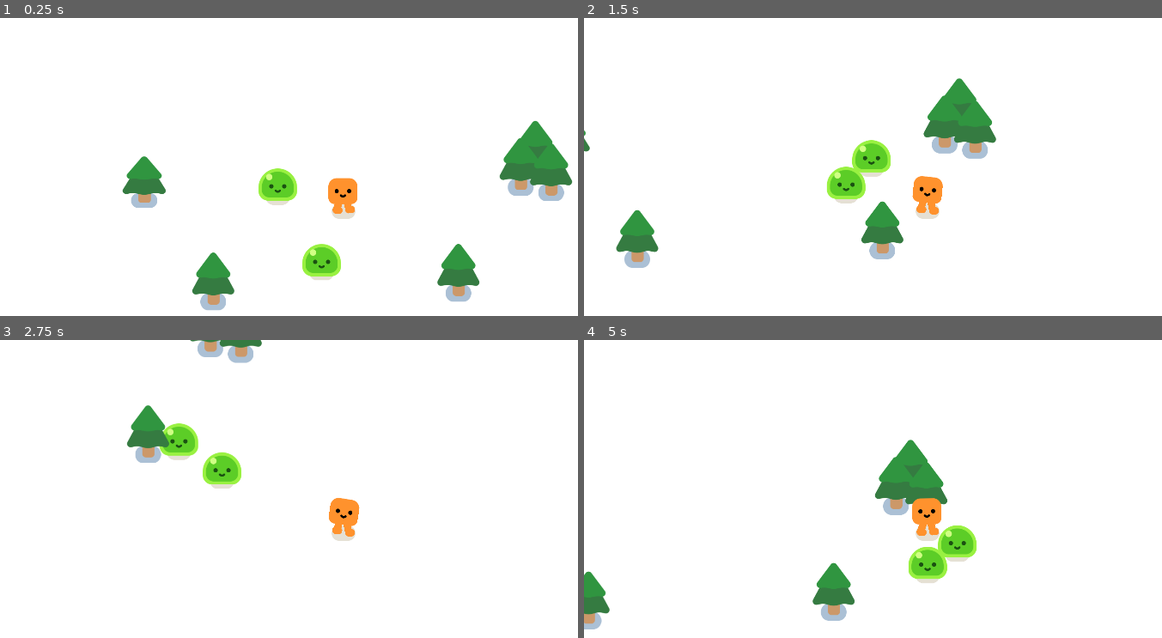
Above: before the commit, frames 1-4 (two rows, left to right).
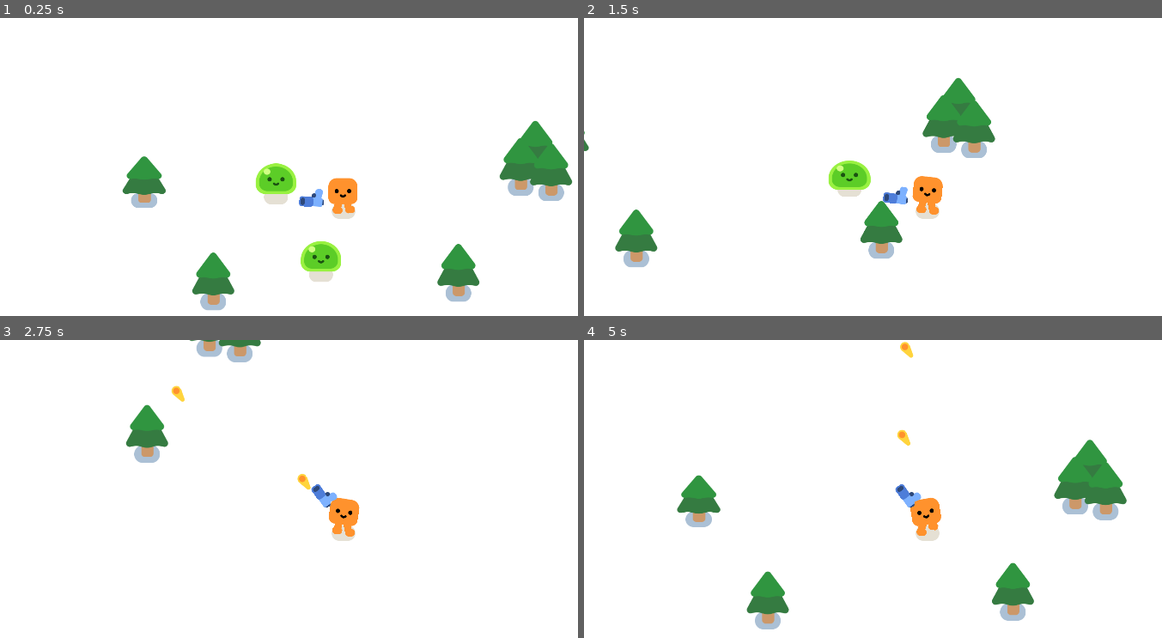
Above: after the commit, the same moments.

Repository: carlinaceo28/Aprendendo-Godot
Game: Godot game, scene res://survivors_game.tscn
Same seed, same stepped clock (60 frames per second), same inputs: the game is played once before the commit and once after it.
Inputs:
- Up to frame 1 (0.25 s): no input
- Up to frame 2 (1.5 s): hold D (move_right) 0.53-1.28 s; hold S (move_down) from 1.28 s (still down)
- Up to frame 3 (2.75 s): release S (move_down) at 2.03 s; hold D (move_right) from 2.03 s (still down)
- Up to frame 4 (5 s): release D (move_right) at 2.78 s; hold W (move_up) 2.78-3.53 s; hold A (move_left) from 3.53 s (still down)

The runs differ from the first frame. In frame 1, 1.1% of the frame differs, in the area x 44-59%, y 48-89%; in frame 2, 2.0%; in frame 3, 1.9%; in frame 4, 9.6%, in the area x 0-94%, y 0-98%.

Commit message:
:sparkles: feat: Bullets com hurt animation feitas

Diff:
--- a/Player.tscn
+++ b/Player.tscn
@@ -1,7 +1,8 @@
-[gd_scene load_steps=4 format=3 uid="uid://7hyj8h5cbpgw"]
+[gd_scene load_steps=5 format=3 uid="uid://7hyj8h5cbpgw"]
 
 [ext_resource type="Script" path="res://player.gd" id="1_rs7aw"]
 [ext_resource type="PackedScene" uid="uid://pbmyh1qru7p" path="res://characters/happy_boo/happy_boo.tscn" id="1_wnjqy"]
+[ext_resource type="PackedScene" uid="uid://7nfqj3ncl1gu" path="res://player_gun.tscn" id="3_82mqa"]
 
 [sub_resource type="CircleShape2D" id="CircleShape2D_aklkx"]
 radius = 37.0135
@@ -16,3 +17,6 @@
 shape = SubResource("CircleShape2D_aklkx")
 
 [node name="Camera2D" type="Camera2D" parent="."]
+
+[node name="Player_gun" parent="." instance=ExtResource("3_82mqa")]
+position = Vector2(3, -34)
--- /dev/null
+++ b/bullet.gd
@@ -0,0 +1,20 @@
+extends Area2D
+
+var travelled_distance = 0
+
+func _physics_process(delta):
+	const SPEED = 1000
+	const RANGE = 1500
+
+	var direction = Vector2.RIGHT.rotated(rotation)
+	position += direction * SPEED * delta
+
+	travelled_distance += SPEED * delta
+	if travelled_distance > RANGE:
+		queue_free()
+
+
+func _on_body_entered(body):
+	queue_free()
+	if body.has_method("take_damage"):
+		body.take_damage()
--- /dev/null
+++ b/bullet.tscn
@@ -0,0 +1,22 @@
+[gd_scene load_steps=4 format=3 uid="uid://y2ybk0qoat65"]
+
+[ext_resource type="Script" path="res://bullet.gd" id="1_gcrxf"]
+[ext_resource type="Texture2D" uid="uid://dftkbqwsfd68r" path="res://pistol/projectile.png" id="2_7mqeq"]
+
+[sub_resource type="CircleShape2D" id="CircleShape2D_kr1vg"]
+radius = 17.0
+
+[node name="Bullet" type="Area2D"]
+top_level = true
+collision_layer = 0
+collision_mask = 3
+script = ExtResource("1_gcrxf")
+
+[node name="Projectile" type="Sprite2D" parent="."]
+position = Vector2(-11, -1)
+texture = ExtResource("2_7mqeq")
+
+[node name="CollisionShape2D" type="CollisionShape2D" parent="."]
+shape = SubResource("CircleShape2D_kr1vg")
+
+[connection signal="body_entered" from="." to="." method="_on_body_entered"]
--- /dev/null
+++ b/player_gun.gd
@@ -0,0 +1,20 @@
+extends Area2D
+
+
+func _physics_process(delta):
+
+	var enemies_in_range = get_overlapping_bodies()
+	if enemies_in_range.size() > 0:
+		var target_enemy = enemies_in_range.front()
+		look_at(target_enemy.global_position)
+
+func shoot():
+	const BULLET = preload("res://bullet.tscn")
+	var new_bullet = BULLET.instantiate()
+	new_bullet.global_position = %ShootingPoint.global_position
+	new_bullet.global_rotation = %ShootingPoint.global_rotation
+	%ShootingPoint.add_child(new_bullet)
+
+
+func _on_timer_timeout() -> void:
+	shoot()
--- a/player_gun.tscn
+++ b/player_gun.tscn
@@ -1,11 +1,15 @@
-[gd_scene load_steps=3 format=3 uid="uid://7nfqj3ncl1gu"]
+[gd_scene load_steps=4 format=3 uid="uid://7nfqj3ncl1gu"]
 
 [ext_resource type="Texture2D" uid="uid://cswb5do8rrj7q" path="res://pistol/pistol.png" id="1_mspf2"]
+[ext_resource type="Script" path="res://player_gun.gd" id="1_ue1kr"]
 
 [sub_resource type="CircleShape2D" id="CircleShape2D_m0s8w"]
 radius = 648.077
 
 [node name="Player_gun" type="Area2D"]
+collision_layer = 0
+collision_mask = 2
+script = ExtResource("1_ue1kr")
 
 [node name="CollisionShape2D" type="CollisionShape2D" parent="."]
 shape = SubResource("CircleShape2D_m0s8w")
@@ -14,8 +18,15 @@
 rotation = 0.0265983
 
 [node name="Pistol" type="Sprite2D" parent="WeaponPivot"]
-position = Vector2(106, -3)
+position = Vector2(92.9671, -2.47335)
 texture = ExtResource("1_mspf2")
 
 [node name="ShootingPoint" type="Marker2D" parent="WeaponPivot/Pistol"]
+unique_name_in_owner = true
 position = Vector2(25.6874, -10.507)
+
+[node name="Timer" type="Timer" parent="."]
+wait_time = 0.3
+autostart = true
+
+[connection signal="timeout" from="Timer" to="." method="_on_timer_timeout"]
--- a/slime_mob.gd
+++ b/slime_mob.gd
@@ -1,9 +1,18 @@
 extends CharacterBody2D
 
+var health = 3
 @onready var player = get_node("/root/Game/Player")
 
+func _ready():
+	%Slime.play_walk()
 
 func _physics_process(delta):
 	var direction = global_position.direction_to(player.global_position)
-	velocity = direction * 320.0
+	velocity = direction * 300.0
 	move_and_slide()
+
+func take_damage():
+	health -= 1
+	%Slime.play_hurt()
+	if health == 0:
+		queue_free()
--- a/slime_mob.tscn
+++ b/slime_mob.tscn
@@ -7,9 +7,12 @@
 radius = 51.0098
 
 [node name="Slime_mob" type="CharacterBody2D"]
+collision_layer = 2
+collision_mask = 3
 script = ExtResource("1_3vavw")
 
 [node name="Slime" parent="." instance=ExtResource("2_gpqkm")]
+unique_name_in_owner = true
 
 [node name="CollisionShape2D" type="CollisionShape2D" parent="."]
 position = Vector2(0, -30)
